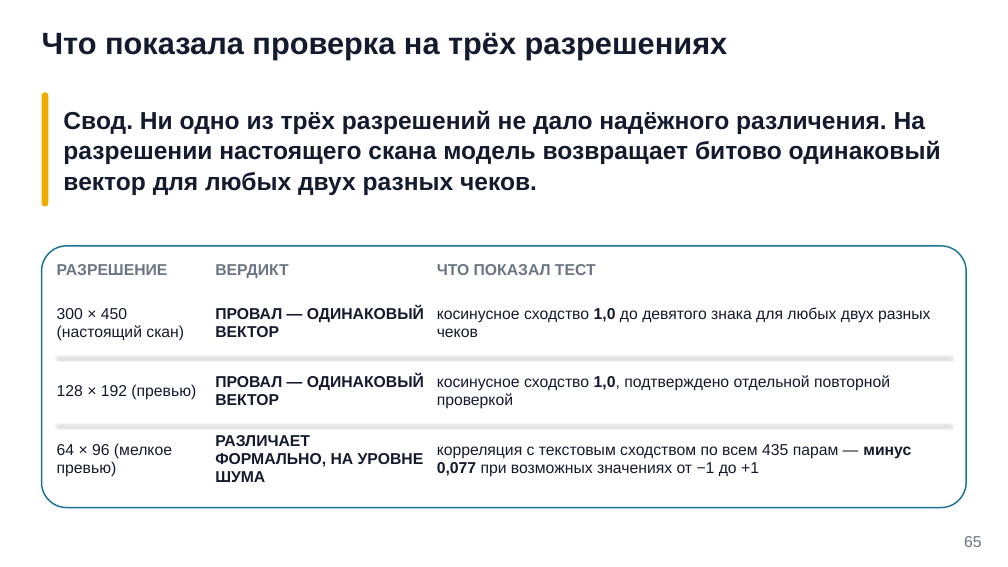
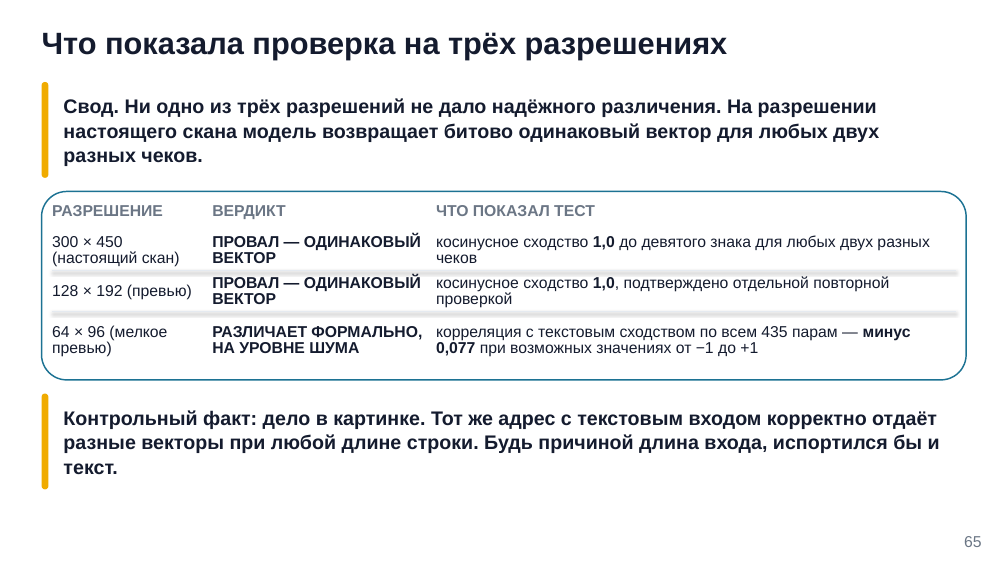
Before and after one commit to tellina-study/AI-usage-lessons, a slide deck: slide 65 of library/seminars/sem-10/rendered/sem-10.pptx. Drawn at 1008x567 pixels with LibreOffice and Linux fonts; fonts in the diff are those of the drawing. Boxes give left, top, right and bottom in pixels: in the first picture for what was removed or moved away, otherwise in the second. Text is boxed around its words. In the diff, an @@ line names an element or a change of style, - is before the commit and + after.

```diff
--- a/library/seminars/sem-10/rendered/sem-10.pptx
+++ b/library/seminars/sem-10/rendered/sem-10.pptx
@@ rounded rectangle: place and size @@
-rounded rectangle at box(42, 92, 48, 206)
+rounded rectangle at box(42, 82, 48, 178)
@@ text "Свод. Ни одно из трёх ...": place and size @@
-text "Свод. Ни одно из трёх ..." at box(63, 110, 941, 195)
+text "Свод. Ни одно из трёх ..." at box(63, 98, 879, 166)
@@ text "Свод. Ни одно из трёх ..." at box(63, 98, 879, 166): size 23.4 to 18.8 pt; line spacing 29pt to 23.2pt @@
@@ rounded rectangle: place and size @@
-rounded rectangle at box(42, 246, 966, 507)
+rounded rectangle at box(42, 191, 966, 380)
@@ rounded rectangle at box(42, 191, 966, 380): proportions changed @@
@@ text "РАЗРЕШЕНИЕ": place and size @@
-text "РАЗРЕШЕНИЕ" at box(57, 264, 168, 275)
+text "РАЗРЕШЕНИЕ" at box(52, 205, 163, 216)
@@ text "ВЕРДИКТ": place and size @@
-text "ВЕРДИКТ" at box(215, 264, 288, 278)
+text "ВЕРДИКТ" at box(212, 205, 285, 219)
@@ text "ЧТО ПОКАЗАЛ ТЕСТ": place and size @@
-text "ЧТО ПОКАЗАЛ ТЕСТ" at box(437, 264, 596, 275)
+text "ЧТО ПОКАЗАЛ ТЕСТ" at box(436, 205, 595, 216)
@@ text "300 × 450 (настоящий скан)": place and size @@
-text "300 × 450 (настоящий скан)" at box(57, 308, 184, 341)
+text "300 × 450 (настоящий скан)" at box(52, 236, 180, 267)
@@ line spacing 17.2pt to 15.6pt in 9 elements at box(212, 275, 421, 304), box(436, 235, 929, 263), box(52, 236, 180, 267), box(436, 276, 889, 308), box(52, 284, 192, 300), box(436, 326, 911, 357), box(212, 326, 422, 353), box(52, 325, 167, 357), box(212, 234, 421, 263) @@
@@ text "ПРОВАЛ — ОДИНАКОВЫЙ ВЕКТОР": place and size @@
-text "ПРОВАЛ — ОДИНАКОВЫЙ ВЕКТОР" at box(215, 374, 424, 405)
+text "ПРОВАЛ — ОДИНАКОВЫЙ ВЕКТОР" at box(212, 234, 421, 263)
@@ text "косинусное сходство 1,0 до девятого ...": place and size @@
-text "косинусное сходство 1,0 до девятого ..." at box(437, 307, 930, 337)
+text "косинусное сходство 1,0 до девятого ..." at box(436, 235, 929, 263)
@@ text "128 × 192 (превью)": place and size @@
-text "128 × 192 (превью)" at box(57, 384, 196, 400)
+text "128 × 192 (превью)" at box(52, 284, 192, 300)
@@ line moved from (57, 425) - (951, 425) to (52, 271) - (956, 271) @@
@@ text "ПРОВАЛ — ОДИНАКОВЫЙ ВЕКТОР": place and size @@
-text "ПРОВАЛ — ОДИНАКОВЫЙ ВЕКТОР" at box(215, 306, 424, 337)
+text "ПРОВАЛ — ОДИНАКОВЫЙ ВЕКТОР" at box(212, 275, 421, 304)
@@ text "косинусное сходство 1,0, подтверждено отдельной ...": place and size @@
-text "косинусное сходство 1,0, подтверждено отдельной ..." at box(437, 375, 890, 409)
+text "косинусное сходство 1,0, подтверждено отдельной ..." at box(436, 276, 889, 308)
@@ text "64 × 96 (мелкое превью)": place and size @@
-text "64 × 96 (мелкое превью)" at box(57, 443, 172, 477)
+text "64 × 96 (мелкое превью)" at box(52, 325, 167, 357)
@@ line moved from (57, 357) - (951, 357) to (52, 312) - (956, 312) @@
@@ text "РАЗЛИЧАЕТ ФОРМАЛЬНО, НА УРОВНЕ ШУМА": place and size @@
-text "РАЗЛИЧАЕТ ФОРМАЛЬНО, НА УРОВНЕ ШУМА" at box(215, 435, 424, 482)
+text "РАЗЛИЧАЕТ ФОРМАЛЬНО, НА УРОВНЕ ШУМА" at box(212, 326, 422, 353)
@@ text "корреляция с текстовым сходством по ...": place and size @@
-text "корреляция с текстовым сходством по ..." at box(437, 444, 911, 477)
+text "корреляция с текстовым сходством по ..." at box(436, 326, 911, 357)
@@ rounded rectangle added at box(42, 394, 48, 490), fill #F0AB00 @@
@@ text added at box(63, 410, 940, 475), 18.8 pt, text #141B2E, bold @@
+Контрольный факт: дело в картинке. Тот же адрес с текстовым входом корректно отдаёт разные векторы при любой длине строки. Будь причиной длина входа, испортился бы и текст.
```
Also in this commit, not shown: 12 other slides changed, 1 slide added, 1 slide removed, 4 other files.
